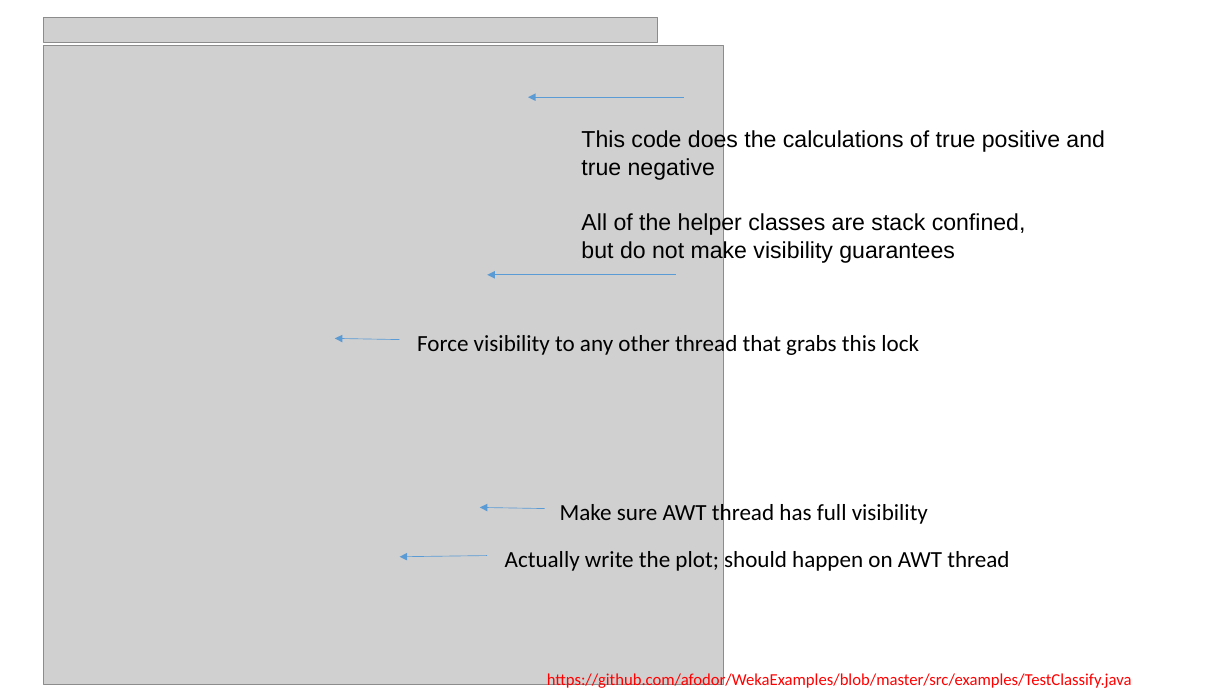
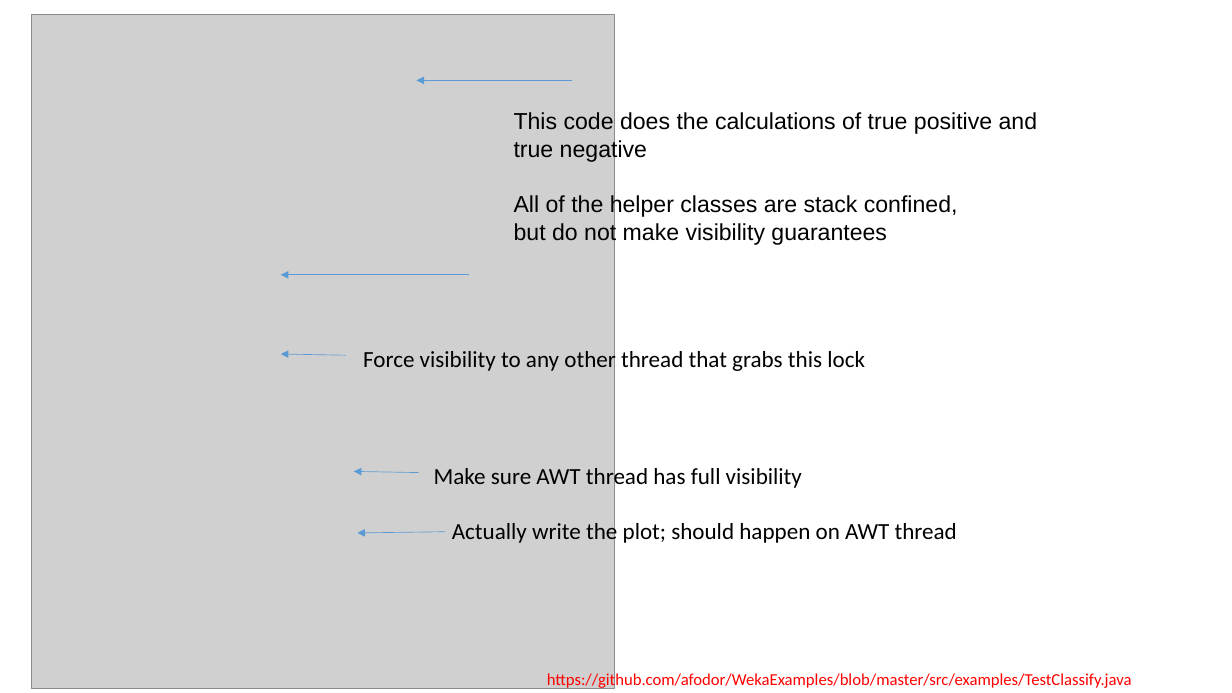
Before and after one commit to afodor/afodor.github.io, a slide deck: slide 9 of classes/prog2016/Prog3-Lecture22.pptx. Drawn at 1232x693 pixels with LibreOffice and Linux fonts; fonts in the diff are those of the drawing; grey boxes stand for pictures. Boxes give left, top, right and bottom in pixels: in the first picture for what was removed or moved away, otherwise in the second. Text is boxed around its words. In the diff, an @@ line names an element or a change of style, - is before the commit and + after.

Commit message:
update AWT thread slide

```diff
--- a/classes/prog2016/Prog3-Lecture22.pptx
+++ b/classes/prog2016/Prog3-Lecture22.pptx
@@ picture: place and size @@
-picture at [43,45,724,684]
+picture at [31,15,615,689]
@@ picture removed at [43,18,658,43] @@
@@ arrow moved from (684, 97) - (528, 97) to (572, 80) - (417, 80) @@
@@ text "This code does the calculations ...": place and size @@
-text "This code does the calculations ..." at [581,129,1105,264]
+text "This code does the calculations ..." at [514,112,1038,245]
@@ arrow moved from (676, 274) - (487, 274) to (470, 274) - (281, 274) @@
@@ arrow moved from (399, 340) - (335, 338) to (346, 355) - (281, 354) @@
@@ text "Force visibility to any other ...": place and size @@
-text "Force visibility to any other ..." at [417,332,919,358]
+text "Force visibility to any other ..." at [363,347,865,373]
@@ arrow moved from (544, 508) - (480, 507) to (419, 472) - (354, 471) @@
@@ text "Make sure AWT thread has ...": place and size @@
-text "Make sure AWT thread has ..." at [560,501,928,527]
+text "Make sure AWT thread has ..." at [434,465,802,491]
@@ arrow moved from (487, 555) - (399, 557) to (445, 531) - (358, 533) @@
@@ text "Actually write the plot; should ..." rewrapped from [505,551,1009,571] to [452,520,957,546] @@
```
